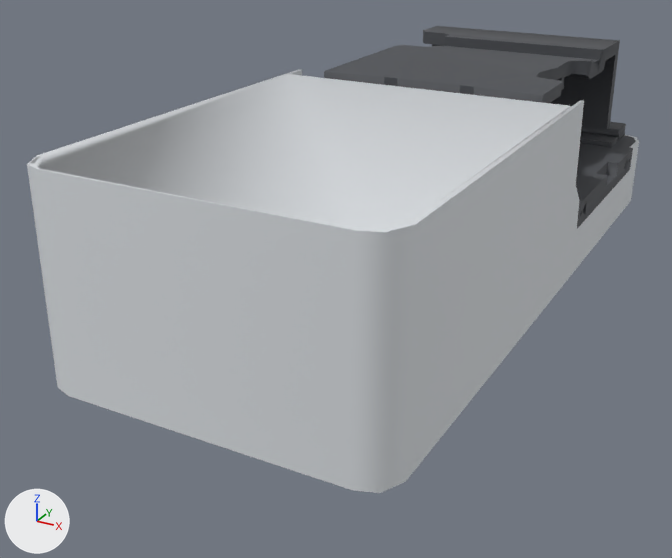
The OBJ model device-designer/models/opentrons_flex/meshes/cad_carriage.obj: old version first, new version second.
One viewpoint serves both versions: a 50 mm camera at (0.196, -0.549, 0.144) aimed at (-0.032, -0.135, -0.063). The lights are fixed; the arrows at lower left show +X, +Y and +Z. The older version comes first. Where no turn or scale is listed for an object, it has been applied to the vertices.

Names of what the first picture shows: 'cad_carriage_18', 'cad_carriage_2', 'cad_carriage_25'.
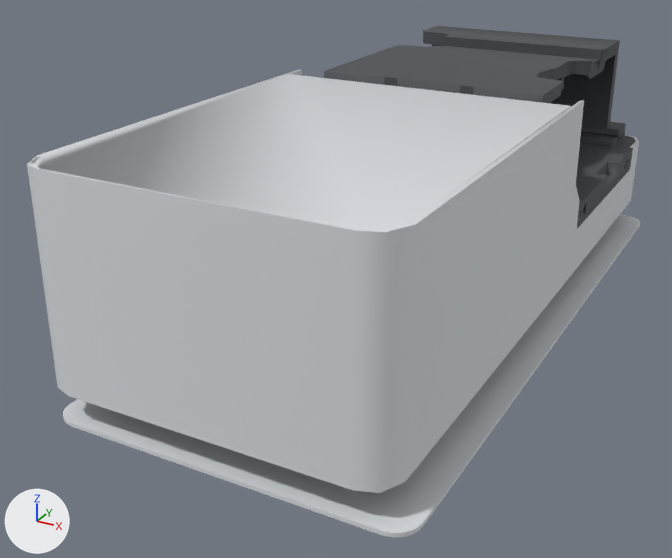
Pixel boxes [x1, y1, x2, y2] of what changed, in the pictures (672 x 558 px):
'cad_carriage_31', added
    after: [63, 214, 640, 537]

The change, as a list of edits to the scene's bpy script:
```text
Add me_cad_carriage_31:
    me_cad_carriage_31.from_pydata(...)  # 72 vertices, 140 faces; spans x -0.088..0.088, y -0.297..0.095, z -0.082..-0.08
    me_cad_carriage_31.materials.append(mat_aluminium)  # white #dde1e5
Add ob_cad_carriage_31:
    ob_cad_carriage_31 = bpy.data.objects.new('cad_carriage_31', me_cad_carriage_31)
    ob_cad_carriage_31.location = (0.0, 0.0, 0.0)
```
